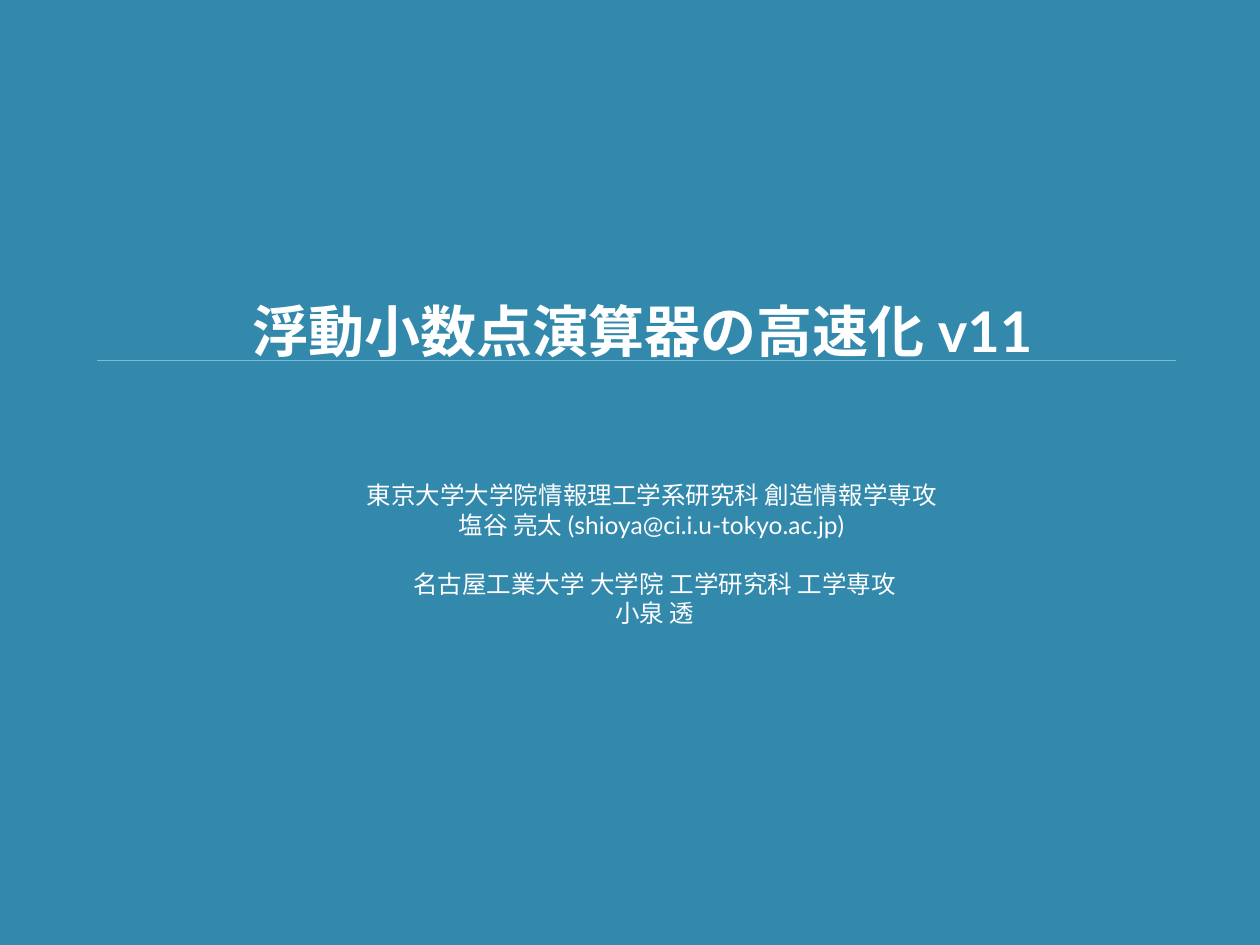
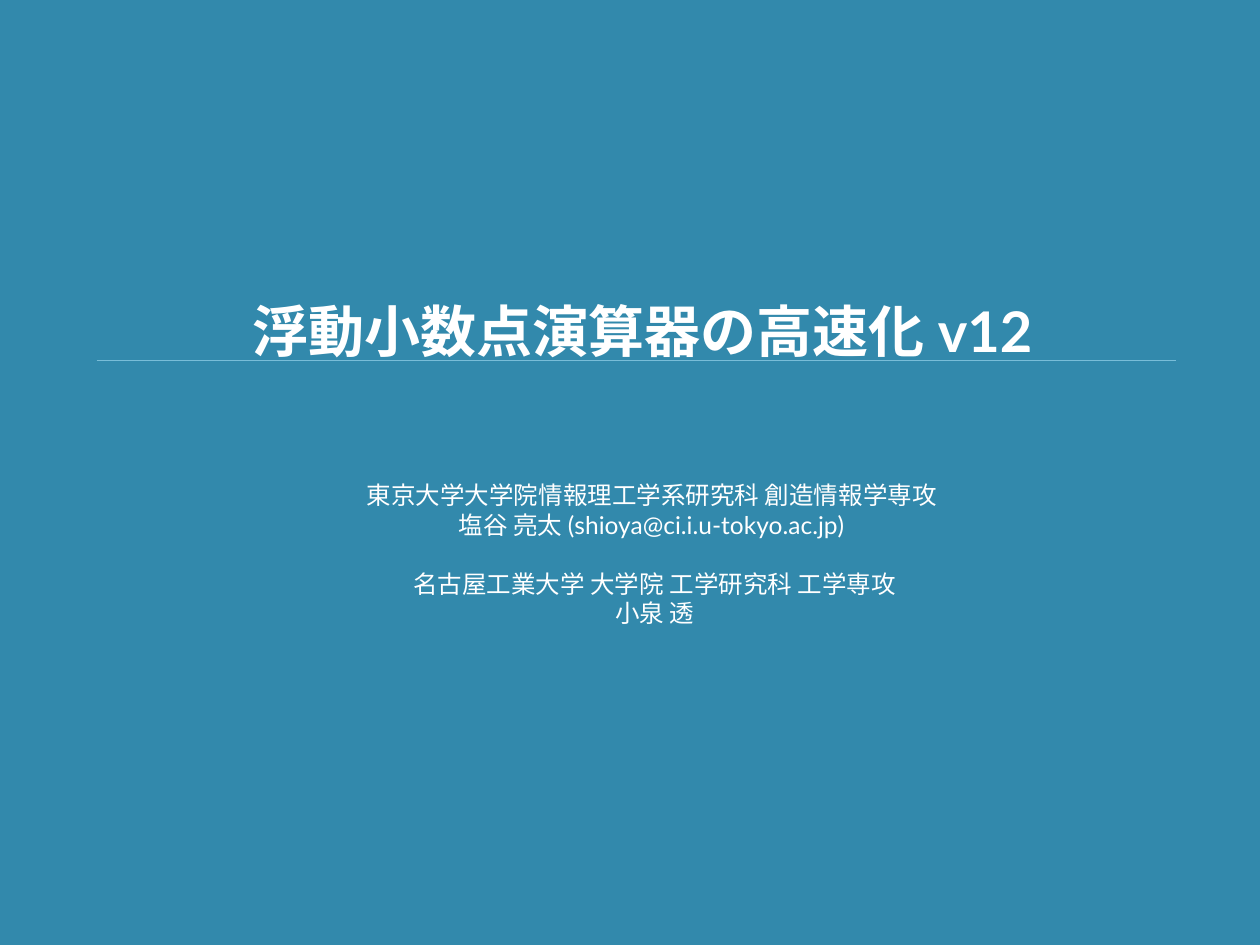
Before and after one commit to shioyadan/advanced-computer-organization, a slide deck: slide 1 of aco-shioya-appendix-fpu.pptx. Drawn at 1260x945 pixels with LibreOffice and Linux fonts; fonts in the diff are those of the drawing. Boxes give left, top, right and bottom in pixels: in the first picture for what was removed or moved away, otherwise in the second. Text is boxed around its words. In the diff, an @@ line names an element or a change of style, - is before the commit and + after.

Commit message:
浮動小数点演算の細かいところを修正

```diff
--- a/aco-shioya-appendix-fpu.pptx
+++ b/aco-shioya-appendix-fpu.pptx
@@ title at box(252, 304, 1033, 361): text changed @@
-浮動小数点演算器の高速化 v11
+浮動小数点演算器の高速化 v12
```
Also in this commit, not shown: 2 other slides changed, 1 other file.
